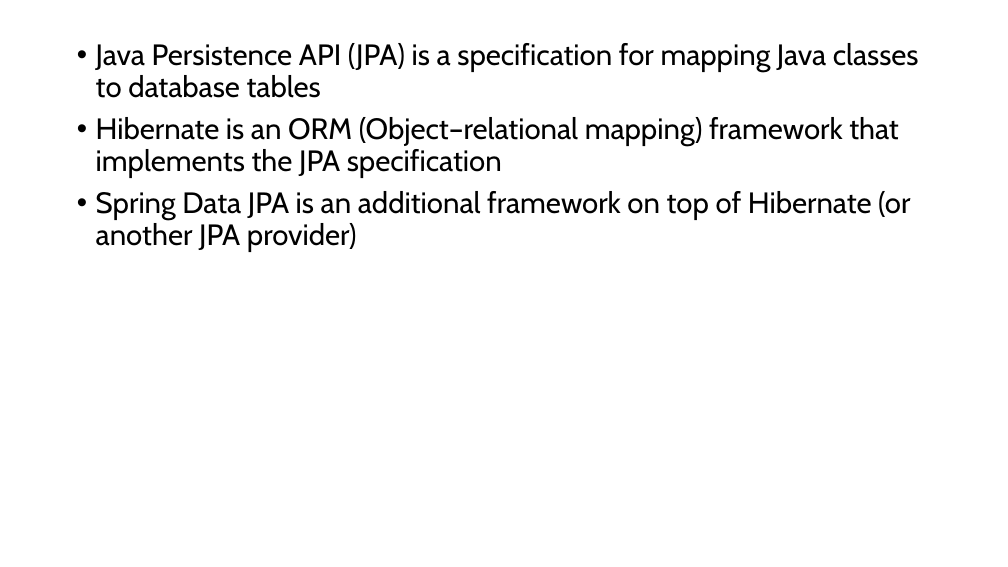
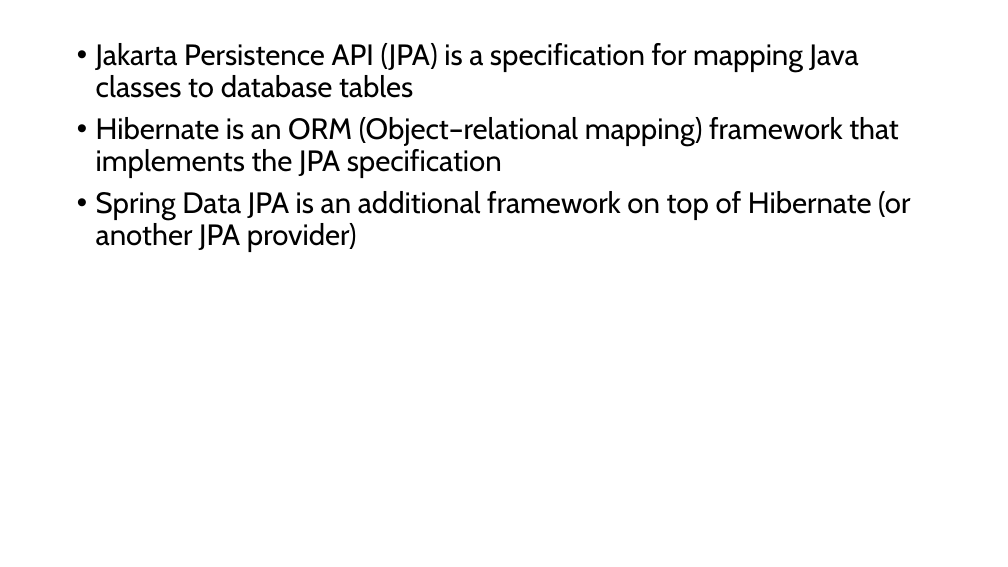
Before and after one commit to jordanschroedervertafore/spring-data-jpa, a slide deck: slide 2 of spring data jpa.pptx. Drawn at 1008x567 pixels with LibreOffice and Linux fonts; fonts in the diff are those of the drawing. Boxes give left, top, right and bottom in pixels: in the first picture for what was removed or moved away, otherwise in the second. Text is boxed around its words. In the diff, an @@ line names an element or a change of style, - is before the commit and + after.

```diff
--- a/spring data jpa.pptx
+++ b/spring data jpa.pptx
@@ text at (96, 43, 859, 98): text changed @@
-• Java Persistence API (JPA) is a specification for mapping Java classes to database tables
+• Jakarta Persistence API (JPA) is a specification for mapping Java classes to database tables
```
Also in this commit, not shown: 12 other slides changed, 8 slides added, 7 slides removed, 23 other files.
